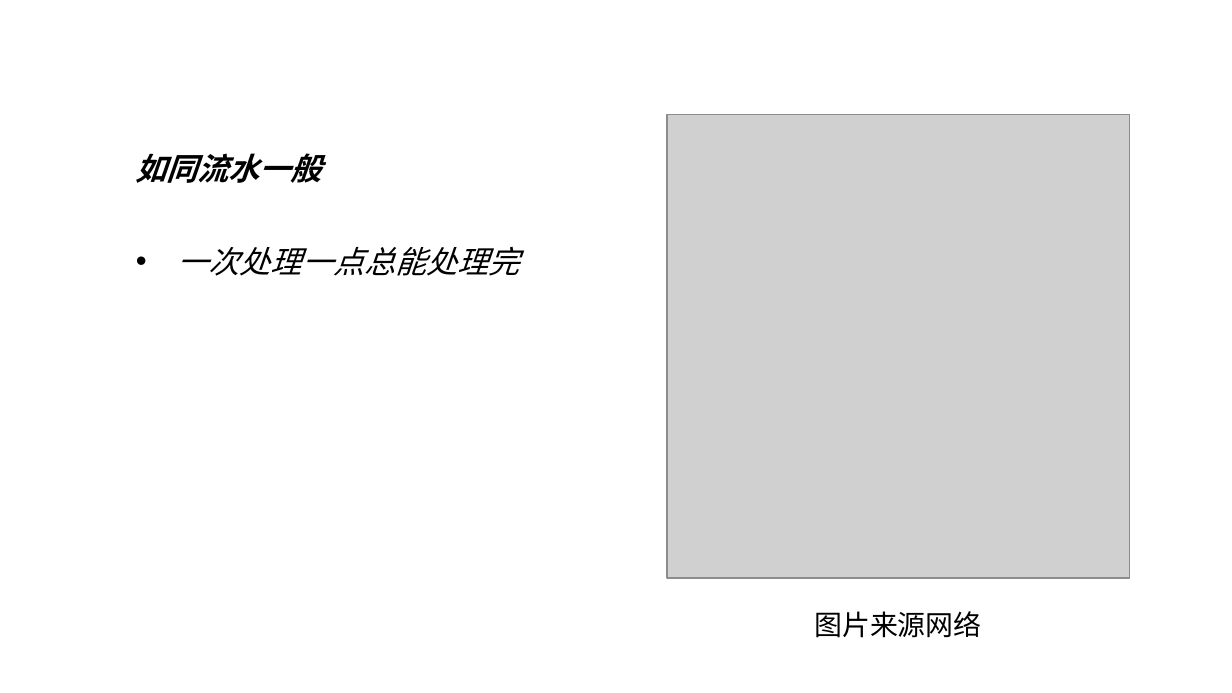
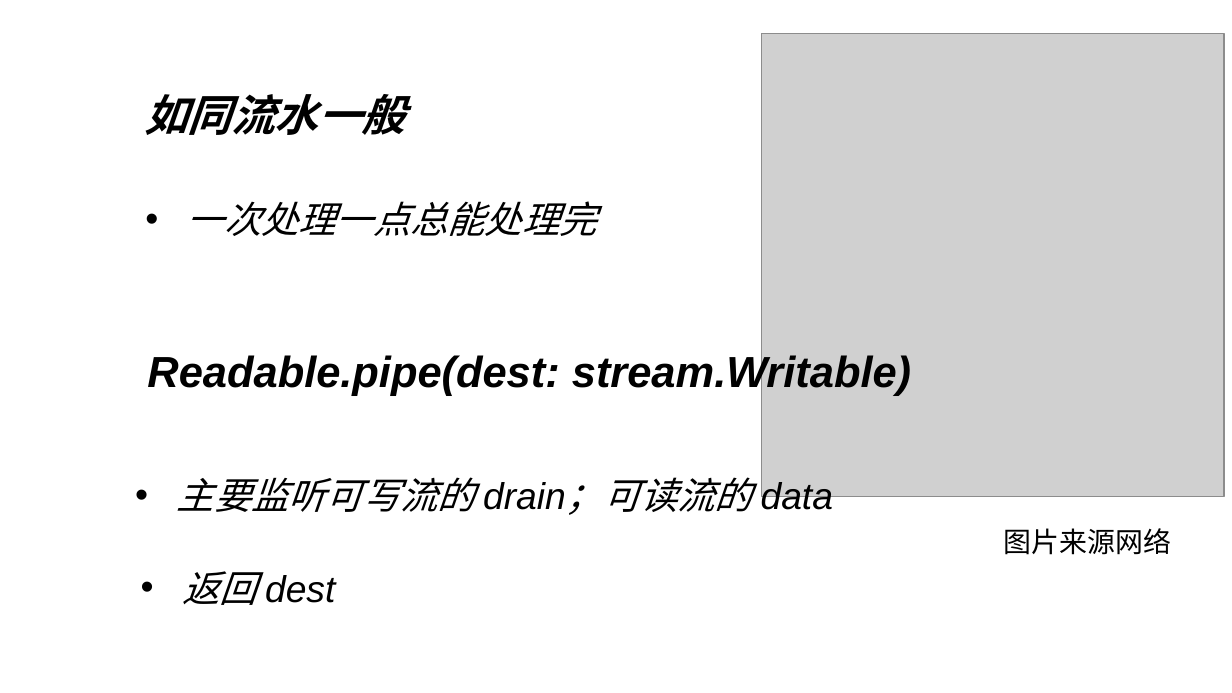
Before and after one commit to KEXUJIAN/stream-demo, a slide deck: slide 15 of stream.ppt (slide 12 before the commit). Drawn at 1232x693 pixels with LibreOffice and Linux fonts; fonts in the diff are those of the drawing; grey boxes stand for pictures. Boxes give left, top, right and bottom in pixels: in the first picture for what was removed or moved away, otherwise in the second. Text is boxed around its words. In the diff, an @@ line names an element or a change of style, - is before the commit and + after.

```diff
--- a/stream.ppt
+++ b/stream.ppt
@@ picture: place and size @@
-picture at <box>667,115,1130,579</box>
+picture at <box>762,34,1225,497</box>
@@ text "如同流水一般": place and size @@
-text "如同流水一般" at <box>135,153,321,183</box>
+text "如同流水一般" at <box>144,94,404,135</box>
@@ text "如同流水一般" at <box>144,94,404,135</box>: size 20 to 28 pt @@
@@ text "一次处理一点总能处理完": place and size @@
-text "一次处理一点总能处理完" at <box>178,246,520,276</box>
+text "一次处理一点总能处理完" at <box>187,201,597,236</box>
@@ text "一次处理一点总能处理完" at <box>187,201,597,236</box>: size 20 to 24 pt @@
@@ text added at <box>147,352,911,396</box>, 28 pt, text #000000, bold, italic @@
+Readable.pipe(dest: stream.Writable)
@@ text added at <box>177,477,833,517</box>, 24 pt, text #000000, italic @@
+• 主要监听可写流的 drain；可读流的 data
@@ text "图片来源网络": place and size @@
-text "图片来源网络" at <box>814,611,982,638</box>
+text "图片来源网络" at <box>1004,528,1172,555</box>
@@ text added at <box>182,571,335,605</box>, 24 pt, text #000000, italic @@
+• 返回 dest
```
Also in this commit, not shown: 15 other slides changed, 4 slides added, 2 slides removed, 3 other files.
